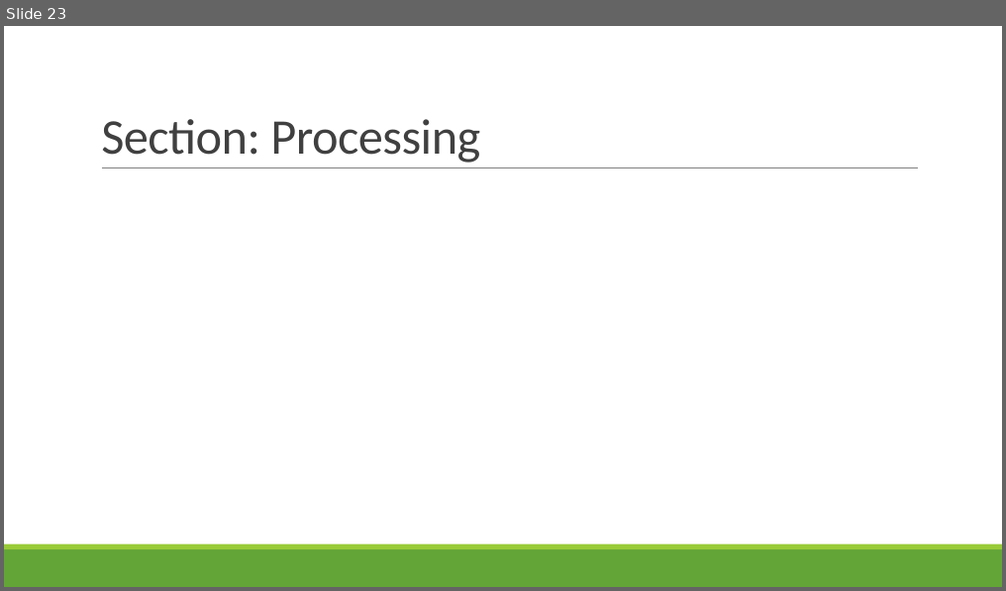
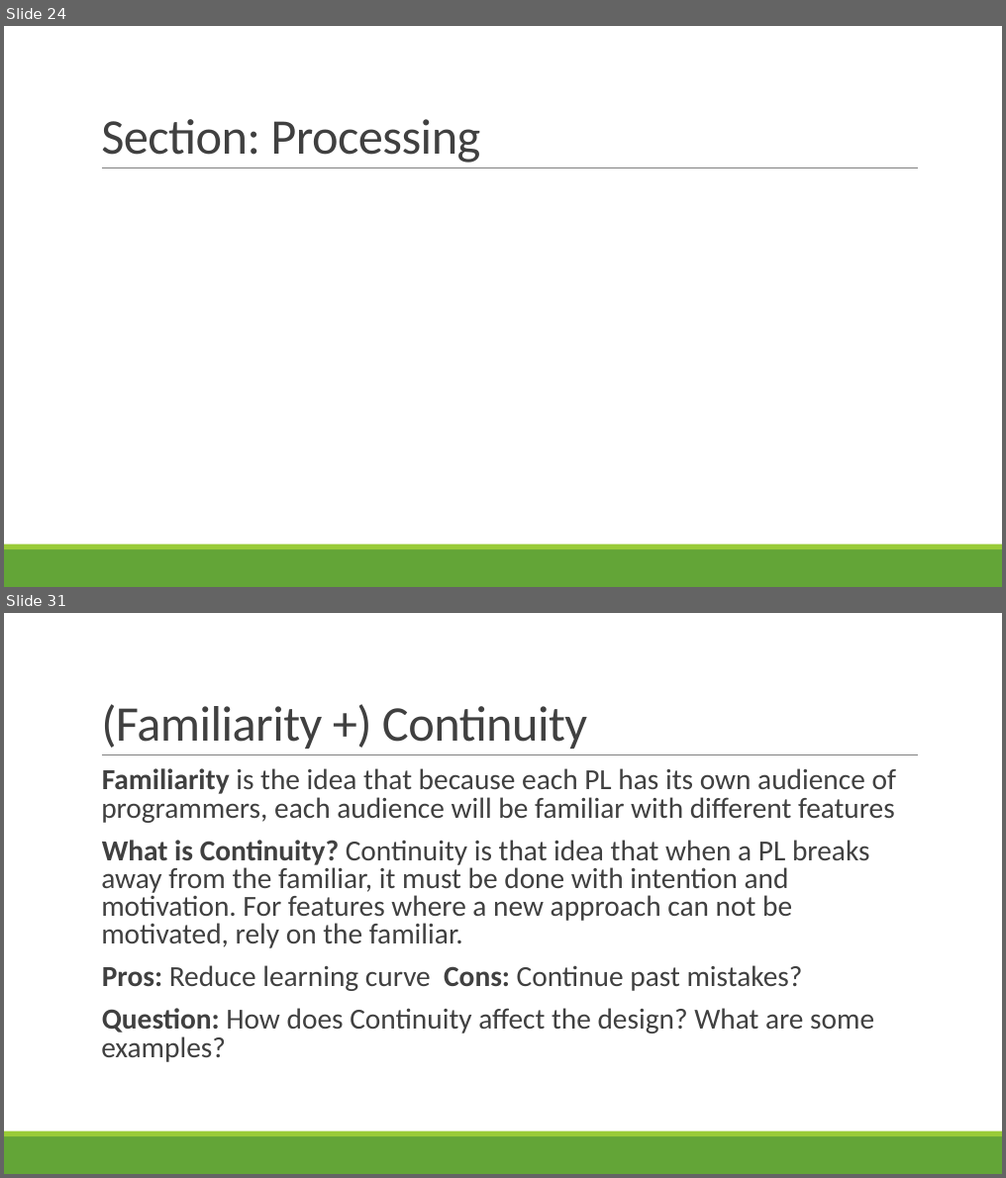
Before and after one commit to rbohrer/pl-course, a slide deck: LectureSlides/12Play.pptx. Shown one above the other, each under a label of ours: slide 23 before the commit, slides 24 and 31 after it; the slides between them are not shown. The pictures are 1006x591 and 1006x1178 pixels, drawn with LibreOffice and Linux fonts; fonts in the diff are those of the drawing. Boxes give left, top, right and bottom in pixels: in the first picture for what was removed or moved away, otherwise in the second. Text is boxed around its words. In the diff, an @@ line names an element or a change of style, - is before the commit and + after.

```diff
--- a/LectureSlides/12Play.pptx
+++ b/LectureSlides/12Play.pptx
@@ slide 31 added at [4, 613, 1002, 1174], background #FFFFFF; not listed: 3 template elements that a slide beside it also shows @@
@@ title added at [101, 704, 587, 749], 48 pt, text #404040 @@
+(Familiarity +) Continuity
@@ text added at [101, 768, 896, 1062], 28 pt, text #404040 @@
+  Familiarity is the idea that because each PL has its own audience of programmers, each audience will be familiar with different features
+  What is Continuity? Continuity is that idea that when a PL breaks away from the familiar, it must be done with intention and motivation. For features where a new approach can not be motivated, rely on the familiar.
+  Pros: Reduce learning curve Cons: Continue past mistakes?
+  Question: How does Continuity affect the design? What are some examples?
@@ what was slide 23 is now slide 24 @@
```
Also in this commit, not shown: 2 slides changed, 12 other slides added.
